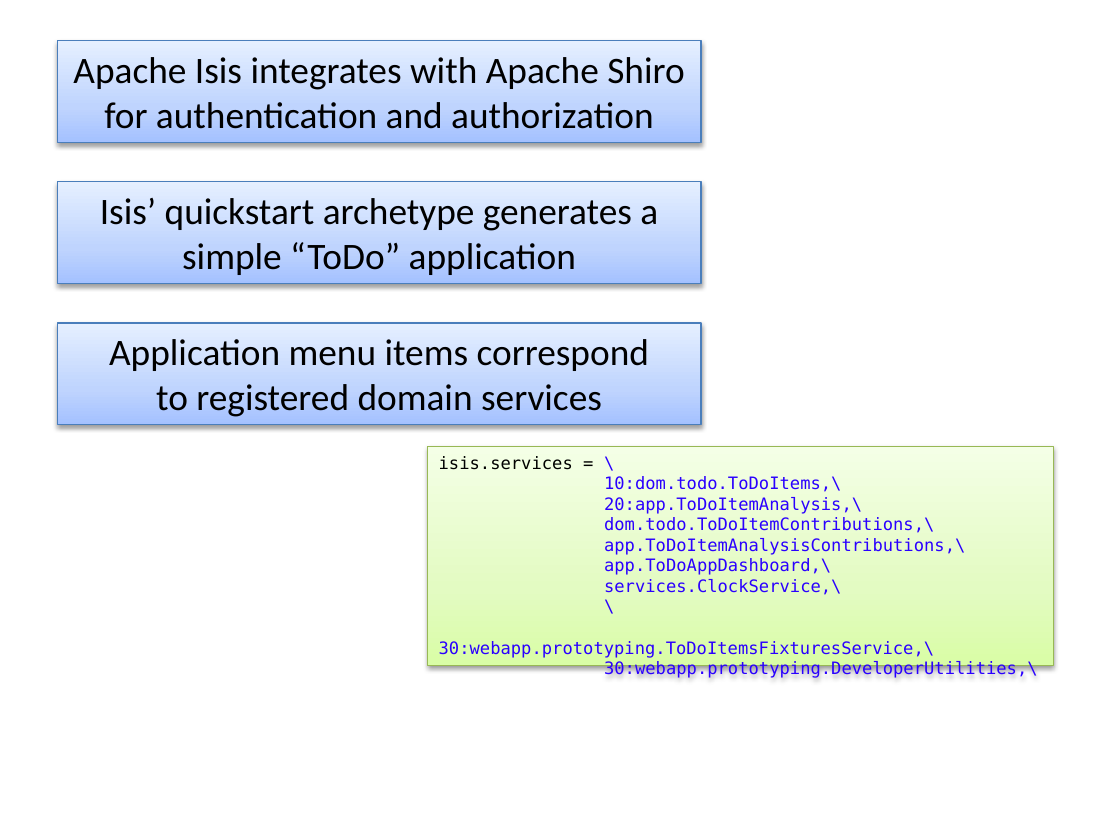
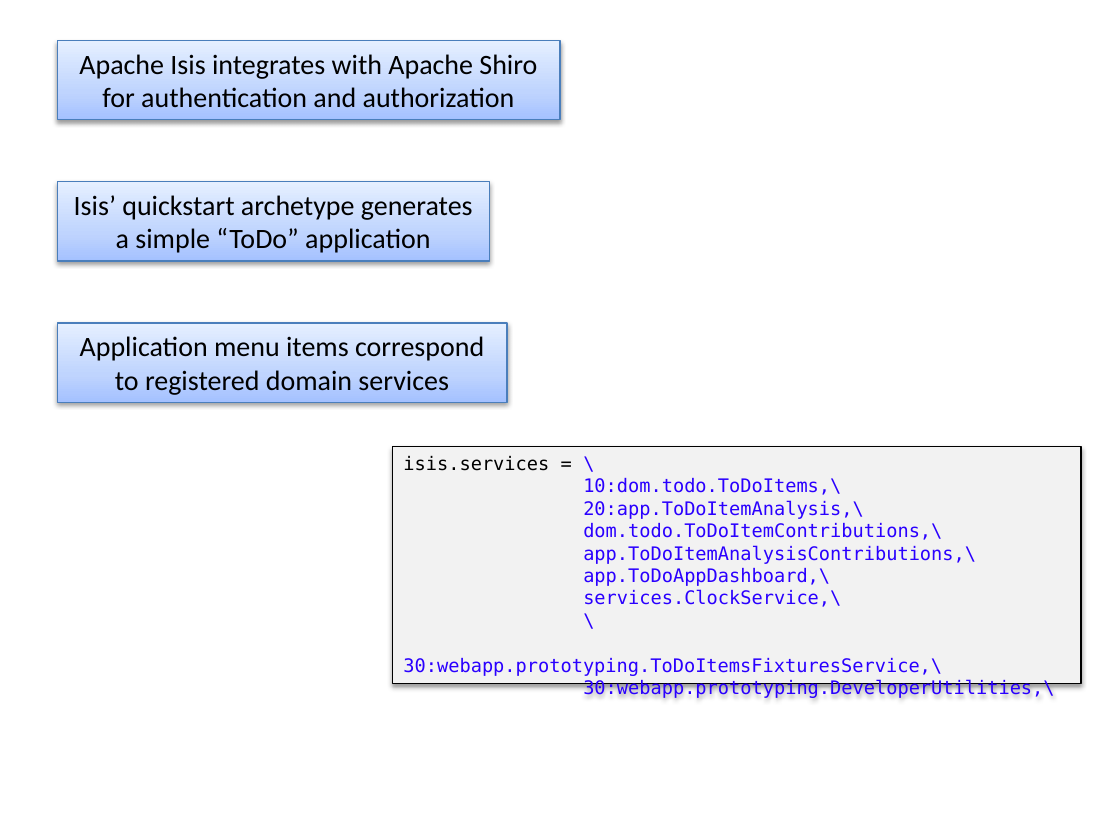
Before and after one commit to apache/causeway-site, a slide deck: slide 1 of content/images/screenshots2/screenshot-captions.pptx. Drawn at 1120x840 pixels with LibreOffice and Linux fonts; fonts in the diff are those of the drawing. Boxes give left, top, right and bottom in pixels: in the first picture for what was removed or moved away, otherwise in the second. Text is boxed around its words. In the diff, an @@ line names an element or a change of style, - is before the commit and + after.

```diff
--- a/content/images/screenshots2/screenshot-captions.pptx
+++ b/content/images/screenshots2/screenshot-captions.pptx
@@ rectangle "Apache Isis integrates with Apache ...": place and size @@
-rectangle "Apache Isis integrates with Apache ..." at bbox=[57, 40, 701, 142]
+rectangle "Apache Isis integrates with Apache ..." at bbox=[57, 40, 560, 120]
@@ rectangle "Apache Isis integrates with Apache ..." at bbox=[57, 40, 560, 120]: size 24 to 18 pt @@
@@ rectangle "Isis’ quickstart archetype generates a ...": place and size @@
-rectangle "Isis’ quickstart archetype generates a ..." at bbox=[57, 181, 701, 283]
+rectangle "Isis’ quickstart archetype generates a ..." at bbox=[57, 181, 489, 261]
@@ text in rectangle at bbox=[74, 195, 473, 253]: text changed; size 24 to 18 pt @@
-Isis’ quickstart archetype generates a
-simple “ToDo” application
+Isis’ quickstart archetype generates a simple “ToDo” application
@@ rectangle "Application menu items correspond to ..." at bbox=[57, 323, 507, 402]: size 24 to 18 pt @@
@@ rectangle "Application menu items correspond to ...": place and size @@
-rectangle "Application menu items correspond to ..." at bbox=[57, 323, 701, 424]
+rectangle "Application menu items correspond to ..." at bbox=[57, 323, 507, 402]
@@ rectangle "isis.services = \": place and size @@
-rectangle "isis.services = \" at bbox=[428, 447, 1054, 665]
+rectangle "isis.services = \" at bbox=[392, 447, 1081, 684]
@@ rectangle "isis.services = \" at bbox=[392, 447, 1081, 684]: size 11 to 12 pt; fill gradient #DAFDA7 to #E4FCC2 to #F5FFE7 to #F2F2F2; outline #98B955 0.75 pt to #000000 0.75 pt @@
```
Also in this commit, not shown: 2 other slides changed, 1 slide added, 14 other files.
